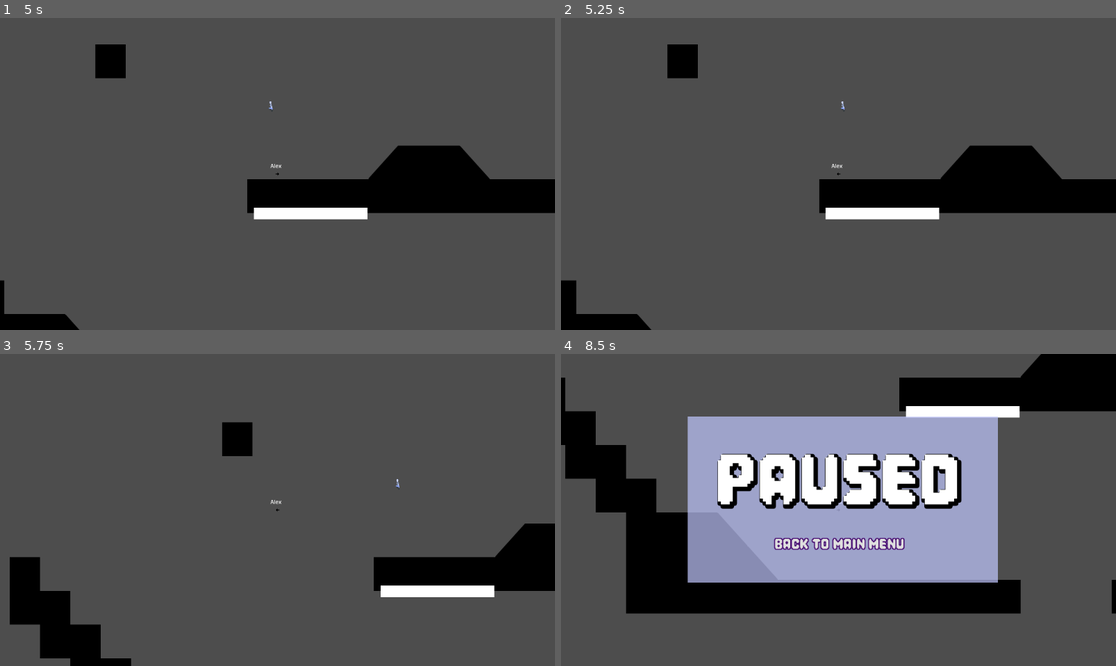
Above: before the commit, frames 1-4 (two rows, left to right).
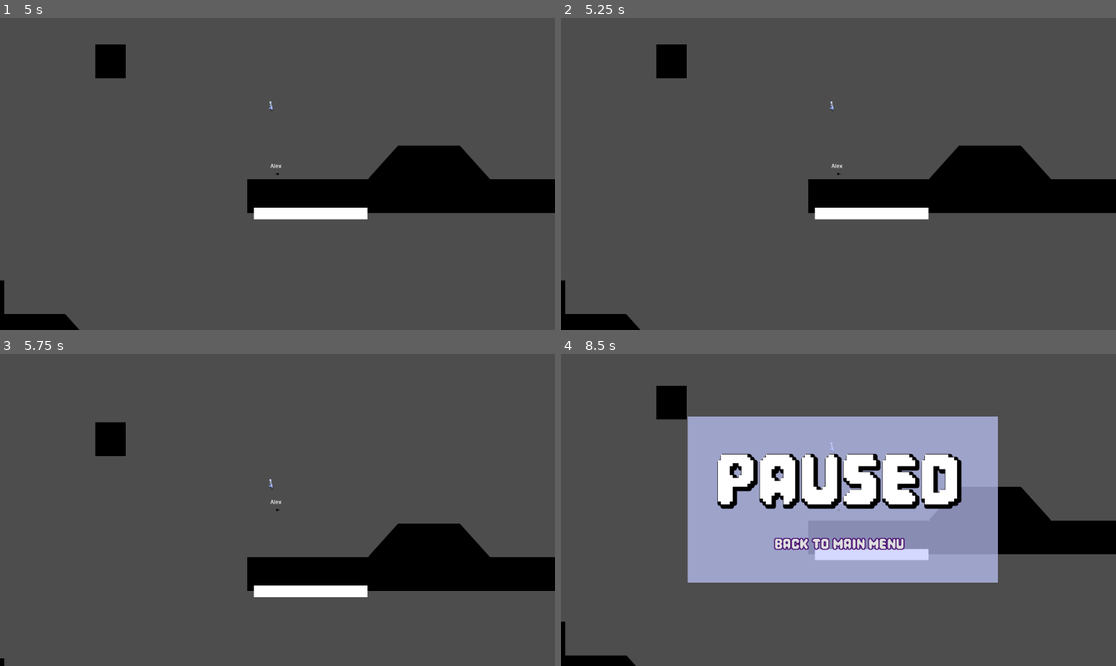
Above: after the commit, the same moments.

Repository: Puhalenthi/King-of-Speed
Game: Godot game, scene res://Scenes/MainMenu.tscn
Same seed, same stepped clock (60 frames per second), same inputs: the game is played once before the commit and once after it.
Inputs (mouse positions are in pixels of both pictures, inside the frame that each line leads up to):
- Up to frame 1 (5 s): tap Enter at 0.5 s; move the mouse to (399, 158) at 0.52 s; hold Right (move_right) 0.53-1.25 s; hold Space (boost) 0.53-1.25 s; tap Z (jump) at 0.77, 0.8, 1.07, 2.1, 2.27, 2.57 s; click "O N L I N E" at 1.25 s; move the mouse to (166, 189) at 2.02 s; hold Right (move_right) 2.03-2.75 s; tap Space (boost) at 2.3 s; click (344, 261) at 2.77 s; type "12" at 2.85 s; click (216, 261) at 3 s; type "Alex" at 3.08 s; click (493, 289) at 3.5 s; click "Host" at 4.25 s
- Up to frame 2 (5.25 s): move the mouse to (894, 105) at 5.02 s; hold Left (move_left) from 5.03 s (still down); hold Space (boost) from 5.03 s (still down)
- Up to frame 3 (5.75 s): keep holding Left (move_left); keep holding Space (boost); tap Z (jump) at 5.3 s
- Up to frame 4 (8.5 s): move the mouse to (810, 572) at 5.77 s; release Left (move_left) at 5.78 s; release Space (boost) at 5.78 s; hold Right (move_right) 5.78-7.28 s; tap X (grapple) at 5.85 s; tap Z (jump) at 6.02, 6.32, 6.77, 6.8, 7.07, 7.52, 7.82, 8.1 s; tap Space (boost) at 6.05, 7.35 s; move the mouse to (1005, 556) at 6.52 s; tap P at 6.6 s; move the mouse to (672, 463) at 7.27 s; hold Left (move_left) 7.28-8.03 s; move the mouse to (866, 510) at 8.02 s; hold Right (move_right) from 8.03 s (still down)

Frame 1 is identical in both runs. In frame 2, 1.6% of the frame differs, in the area x 0-91%, y 8-100%; in frame 3, 11%; in frame 4, 24%, in the area x 0-100%, y 0-100%.
Error after the commit: Attempt to call function 'play' in base 'null instance' on a null instance. (res://Scripts/Player.gd:409)

Commit message:
player.gd

Diff:
--- a/kingofspeed/Scripts/Player.gd
+++ b/kingofspeed/Scripts/Player.gd
@@ -13,6 +13,10 @@
 
 var current_state: PlayerState = PlayerState.IDLE
 var previous_state: PlayerState = PlayerState.IDLE
+
+#visual variables
+@onready var animated_sprite_2d = %AnimatedSprite2D
+@onready var sprite_2d = %Sprite2D
 
 # Movement variables
 @export var speed: float = 800.0
@@ -286,6 +290,10 @@
 
 				print("Velocity boosted to minimum grapple velocity: ", velocity.length())
 
+
+
+
+
 func _on_state_exit(state: PlayerState):
 	match state:
 		PlayerState.IDLE:
@@ -322,7 +330,10 @@
 
 func handle_jump():
 	# Don't allow jumping when grappling or grappled
-	if current_state == PlayerState.GRAPPLING or current_state == PlayerState.GRAPPLED:
+	if current_state == PlayerState.GRAPPLING:
+		return
+	if current_state == PlayerState.GRAPPLED:
+		jumps = 1
 		return
 
 	# Handle jump input
@@ -331,6 +342,10 @@
 	if Input.is_action_just_pressed("jump") and jumps > 0:
 		jumps -= 1
 		velocity.y = jump_velocity
+		if is_on_floor():
+			animated_sprite_2d.play("jump")
+		else:
+			animated_sprite_2d.play("double jump")
 
 func handle_boost(delta):
 	# Don't allow boosting when grappled
@@ -355,10 +370,11 @@
 		if velocity.x > 0:
 			facing_right = true
 			sprite.flip_h = false
+			animated_sprite_2d.flip_h = false
 		elif velocity.x < 0:
 			facing_right = false
 			sprite.flip_h = true
-
+			animated_sprite_2d.flip_h = true
 		return
 
 	# Get input direction
@@ -368,15 +384,20 @@
 	if direction > 0:
 		facing_right = true
 		sprite.flip_h = false
+		animated_sprite_2d.flip_h = false
 	elif direction < 0:
 		facing_right = false
 		sprite.flip_h = true
+		animated_sprite_2d.flip_h = true
 
 	if direction != 0:
 		# Calculate effective speed with boost multiplier
 		var effective_speed = speed
 		if is_boosting:
 			effective_speed *= boost_speed_multiplier
+			animated_sprite_2d.play("boost run")
+		else:
+			animated_sprite_2d.play("running")
 
 		# Apply acceleration when moving
 		velocity.x = move_toward(velocity.x, direction * effective_speed, acceleration * delta)
@@ -385,6 +406,7 @@
 		if is_on_floor():
 			var friction_to_use = get_current_friction()
 			velocity.x = move_toward(velocity.x, 0, friction_to_use * delta)
+			animated_sprite_2d.play("stop run")
 		else:
 			# Reduced air friction
 			var air_friction = get_current_friction() * 0.3
@@ -568,7 +590,19 @@
 
 func _on_jumped():
 	# Called when jumping - useful for sound effects or animations
-	pass
+	animated_sprite_2d.play("jump")
+
+#func update_player_anim():
+	#if current_state != PlayerState.IDLE: #not idling update, hide sprite 2d
+		#animated_sprite_2d.hide = false
+		#sprite.hide = true
+	#if current_state == PlayerState.RUNNING: #animation handling for diff states
+		#animated_sprite_2d.play("running")
+	#elif is_super_speed_state():
+		#animated_sprite_2d.play("boost run")
+	#elif current_state == PlayerState.IDLE:
+		#animated_sprite_2d.hide = true
+		#sprite.hide = false
 
 func transferMomentum(direction):
 	velocity.x += momentum_buffer * direction
